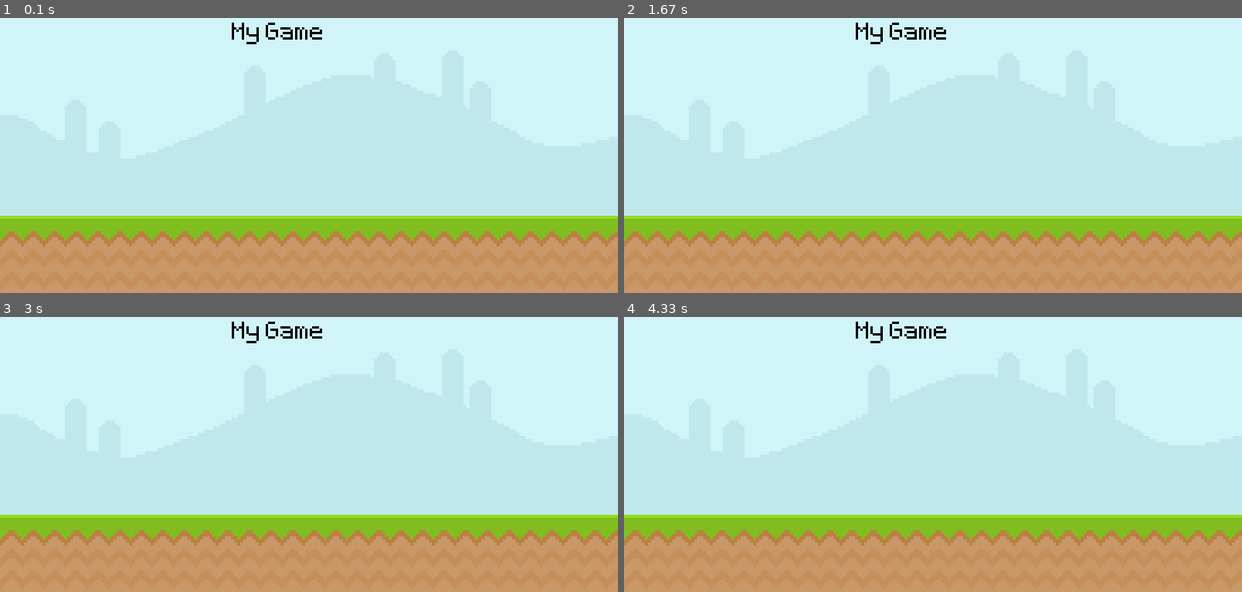
Above: before the commit, frames 1-4 (two rows, left to right).
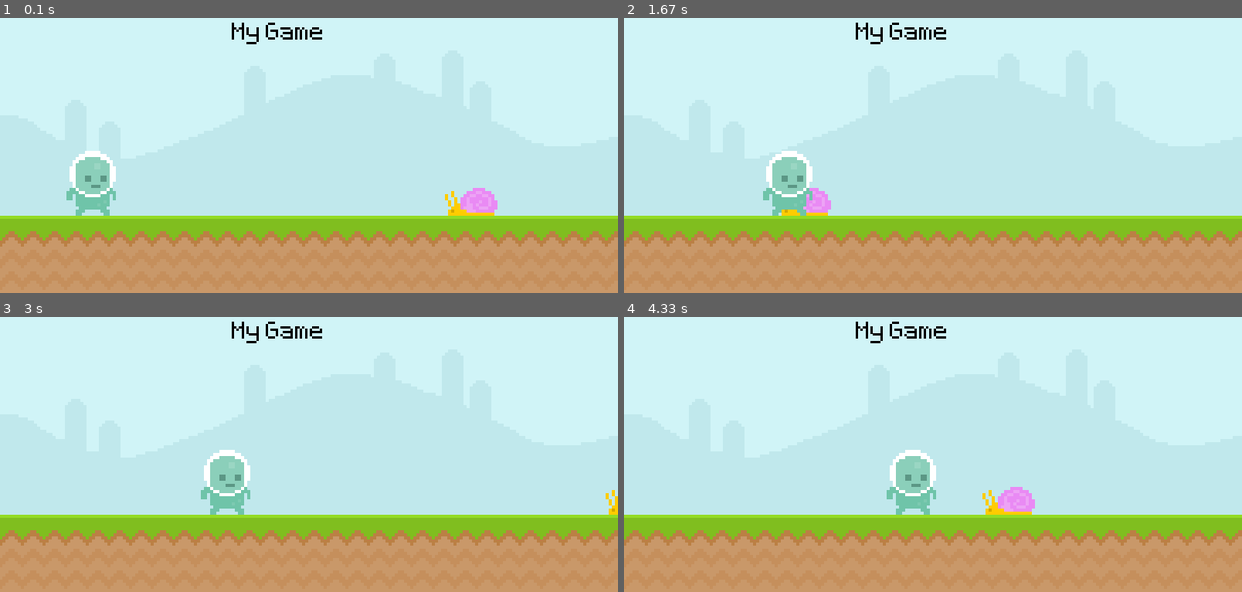
Above: after the commit, the same moments.

Repository: AnshulAnand194/pygame-intro
Game: pygame game, started from untitled.py
Two runs of this game, one before a commit and one after it. Both use one fixed random seed, a clock stepped at 60 frames per second and the inputs below.
Inputs:
- Up to frame 1 (0.1 s): no input
- Up to frame 2 (1.67 s): no input
- Up to frame 3 (3 s): no input
- Up to frame 4 (4.33 s): no input

The runs differ from the first frame. In frame 1, 2.0% of the frame differs, in the area x 10-81%, y 48-72%; in frame 2, 1.8%; in frame 3, 1.5%; in frame 4, 2.0%.

Commit message:
added rectangles to track surfaces

Diff:
--- a/untitled.py
+++ b/untitled.py
@@ -9,9 +9,18 @@
 
  # test_surface = pygame.Surface((100, 200)) # create regular test surface
 
-sky_surface = pygame.image.load('./graphics/Sky.png')
-ground_surface = pygame.image.load('./graphics/ground.png')
-text_surface = test_font.render('My Game', False, 'Black')
+sky_surface = pygame.image.load('./graphics/Sky.png').convert()
+
+ground_surface = pygame.image.load('./graphics/ground.png').convert()
+ground_rect = ground_surface.get_rect(topleft = (0, 300))
+
+text_surface = test_font.render('My Game', False, 'Black').convert()
+
+snail_surface = pygame.image.load('./graphics/snail/snail1.png').convert_alpha()
+snail_rect = snail_surface.get_rect(bottomleft = (600, 300))
+
+player_surf = pygame.image.load('./graphics/Player/player_walk_1.png')
+player_rect = player_surf.get_rect(bottomleft = (80, 300))
 
 while True:
     for event in pygame.event.get():
@@ -21,8 +30,14 @@
     # draw all our elements
     # update everything
     screen.blit(sky_surface,(0, 0)) # block image transfer / 1 surface on top of another
-    screen.blit(ground_surface,(0, 300))
+    screen.blit(ground_surface,ground_rect)
     screen.blit(text_surface,(300, 50))
+    snail_rect.left -= 4
+    if snail_rect.left < -100: snail_rect.left = 800
+    screen.blit(snail_surface,snail_rect)
+
+    player_rect.left += 1
+    screen.blit(player_surf, player_rect)
 
     pygame.display.update() # update screen
     # if run now wont be able to close the window as it is not checking for user inputs. closing is also a user input
